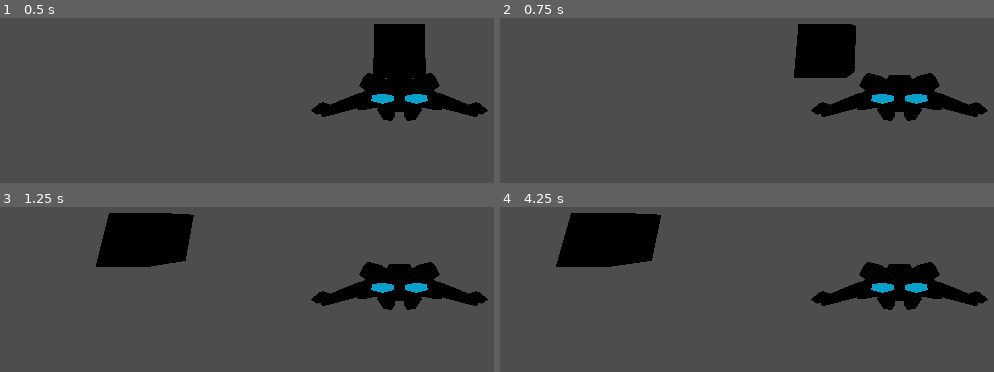
Above: before the commit, frames 1-4 (two rows, left to right).
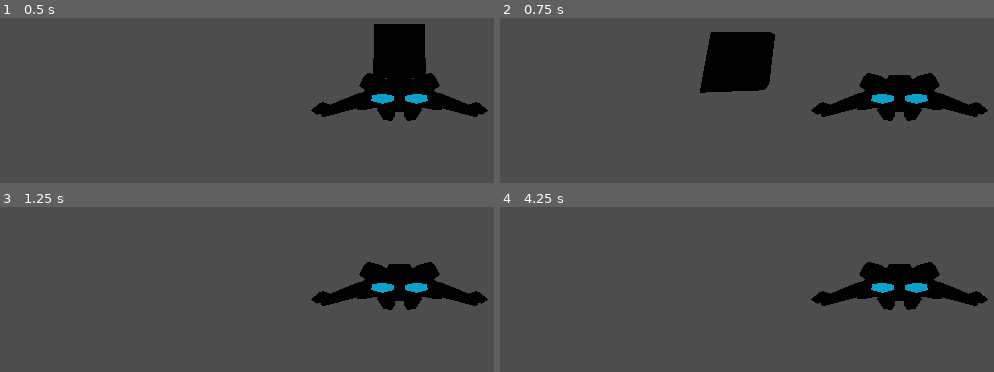
Above: after the commit, the same moments.

Repository: RyanRemer/ship_controller
Game: Godot game, scene res://main.tscn
Same seed, same stepped clock (60 frames per second), same inputs: the game is played once before the commit and once after it.
Inputs (mouse positions are in pixels of both pictures, inside the frame that each line leads up to):
- Up to frame 1 (0.5 s): no input
- Up to frame 2 (0.75 s): tap Enter at 0.5 s; move the mouse to (outside the picture) at 0.52 s; hold Right (ui_right) from 0.53 s (still down)
- Up to frame 3 (1.25 s): keep holding Right (ui_right)
- Up to frame 4 (4.25 s): move the mouse to (outside the picture) at 1.27 s; release Right (ui_right) at 1.28 s; hold Down (ui_down) 1.28-2.03 s; move the mouse to (outside the picture) at 2.02 s; hold Right (ui_right) 2.03-2.78 s; move the mouse to (860, 236) at 2.77 s; hold Up (ui_up) 2.78-3.53 s; move the mouse to (outside the picture) at 3.52 s; hold Left (ui_left) from 3.53 s (still down)

Frame 1 is identical in both runs. In frame 2, 8.7% of the frame differs, in the area x 40-73%, y 3-46%; in frame 3, 5.6%; in frame 4, 5.9%.

Commit message:
basic mouse rotation

Diff:
--- a/player.gd
+++ b/player.gd
@@ -1,12 +1,24 @@
 extends CharacterBody3D
 
 @export var speed = 30.0;
+@export var rotation_speed = 2 * PI;
+var player_rotation = Vector2.ZERO;
 
 func _process(delta):
-
-
+	_rotate_player(delta);
 	velocity = _get_velocity();
 	move_and_slide();
+
+func _rotate_player(delta):
+	var relative_mouse := _get_relative_mouse();
+
+	player_rotation.x += fmod(-relative_mouse.x * rotation_speed * delta, 2 * PI);
+	player_rotation.y += fmod(relative_mouse.y * rotation_speed * delta, 2 * PI);
+
+	var basis = Basis.IDENTITY;
+	basis = basis.rotated(Vector3.RIGHT, player_rotation.y);
+	basis = basis.rotated(Vector3.UP, player_rotation.x);
+	global_transform.basis = basis;
 
 func _get_velocity():
 	var wasd = Input.get_vector("ui_left", "ui_right", "ui_down", "ui_up");
@@ -19,14 +31,13 @@
 	direction += sideway * wasd.x;
 	return direction.normalized() * speed;
 
-
 # Get a vector for the mouse relative to the center of the screen
-# Range(-1, 1)
+# Range(-1, 1) negative is left/top positive is right/bottom
 func _get_relative_mouse() -> Vector2:
 	var viewport = get_viewport();
 	var mouse_position = viewport.get_mouse_position();
 	var center = viewport.size / 2.0;
 	var mouse_direction = mouse_position - center;
 
-	var size = min(viewport.size.x, viewport.size.y);
+	var size = max(viewport.size.x, viewport.size.y);
 	return mouse_direction / size;
